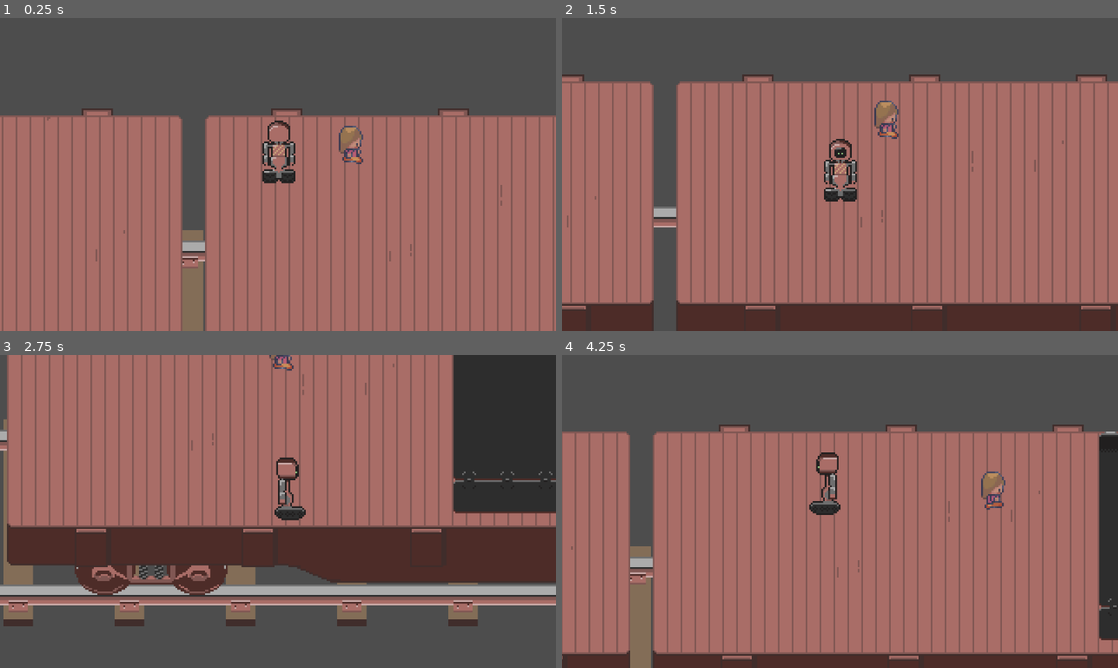
Above: before the commit, frames 1-4 (two rows, left to right).
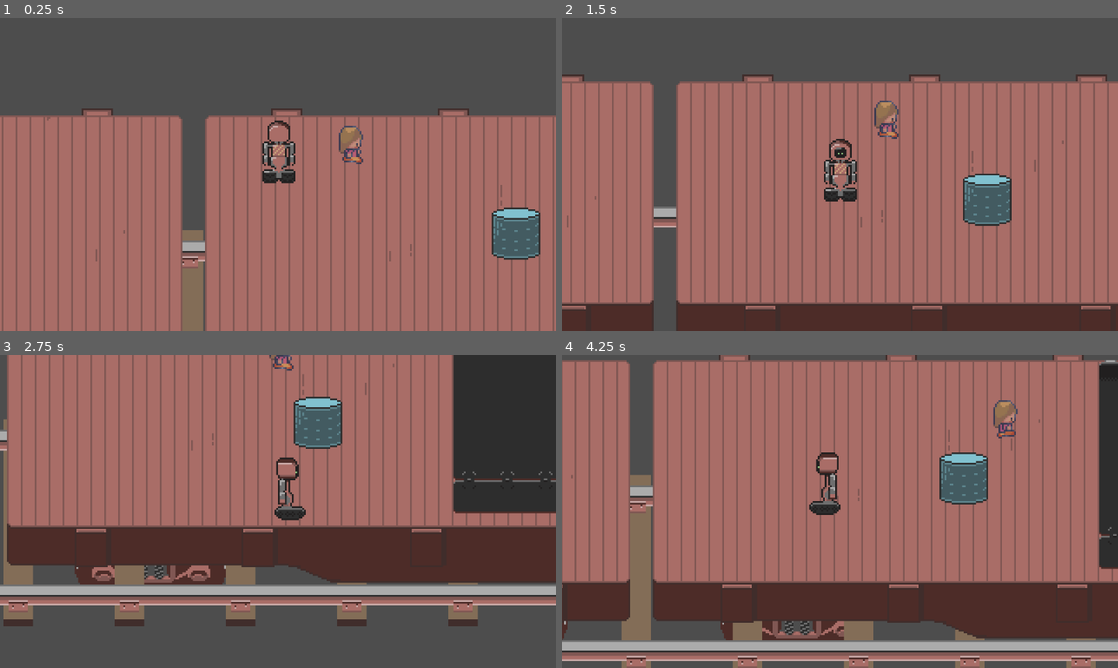
Above: after the commit, the same moments.

Repository: superlou/train-game-3
Game: Godot game, scene res://main.tscn
Two runs of this game, one before a commit and one after it. Both use one fixed random seed, a clock stepped at 60 frames per second and the inputs below. The engine's default icon, where the game draws it, is replaced by a stand-in: a white triangle on a blue panel in a dark square.
Inputs:
- Up to frame 1 (0.25 s): no input
- Up to frame 2 (1.5 s): hold D (move_right) 0.53-1.28 s; tap T (spawn_station) at 0.6 s; tap Space (jump) at 0.77 s; hold S (move_down) from 1.28 s (still down); tap Shift (sprint) at 1.35 s
- Up to frame 3 (2.75 s): tap Space (jump) at 1.52 s; release S (move_down) at 2.03 s; hold D (move_right) from 2.03 s (still down); tap T (spawn_station) at 2.1 s
- Up to frame 4 (4.25 s): release D (move_right) at 2.78 s; hold W (move_up) 2.78-3.53 s; tap Shift (sprint) at 2.85 s; tap Space (jump) at 3.02, 3.77 s; hold A (move_left) from 3.53 s (still down); tap T (spawn_station) at 3.6 s

The runs differ from the first frame. In frame 1, 1.4% of the frame differs, in the area x 88-98%, y 60-78%; in frame 2, 1.4%; in frame 3, 2.1%; in frame 4, 51%, in the area x 0-100%, y 0-100%.

Commit message:
Added ramp animation and started on item interaction

Diff:
--- /dev/null
+++ b/drum.tscn
@@ -0,0 +1,24 @@
+[gd_scene load_steps=4 format=3 uid="uid://bk47ml0jysec7"]
+
+[ext_resource type="Texture2D" uid="uid://ddfudfqswtdf4" path="res://assets/items.png" id="1_c7aou"]
+
+[sub_resource type="AtlasTexture" id="AtlasTexture_1v1ja"]
+atlas = ExtResource("1_c7aou")
+region = Rect2(0, 0, 32, 32)
+
+[sub_resource type="CapsuleShape2D" id="CapsuleShape2D_wofy1"]
+radius = 6.0
+height = 26.0
+
+[node name="Drum" type="RigidBody2D"]
+y_sort_enabled = true
+position = Vector2(0, -9)
+
+[node name="Sprite" type="Sprite2D" parent="."]
+y_sort_enabled = true
+texture = SubResource("AtlasTexture_1v1ja")
+
+[node name="CollisionShape2D" type="CollisionShape2D" parent="."]
+position = Vector2(0, 9)
+rotation = 1.5708
+shape = SubResource("CapsuleShape2D_wofy1")
--- a/flatbed.tscn
+++ b/flatbed.tscn
@@ -70,10 +70,12 @@
 [node name="Flatbed" type="Node2D"]
 
 [node name="Truck1" type="AnimatedSprite2D" parent="."]
+z_index = -1
 position = Vector2(83, 107)
 sprite_frames = SubResource("SpriteFrames_4l85m")
 
 [node name="Truck2" type="AnimatedSprite2D" parent="."]
+z_index = -1
 position = Vector2(592, 107)
 sprite_frames = SubResource("SpriteFrames_4l85m")
 
--- a/main.gd
+++ b/main.gd
@@ -31,7 +31,7 @@
 		if %Train.velocity < 1:
 			travel_state = TravelType.AT_STATION
 			%Train.velocity = 0
-			$Train/Ramp/AnimationPlayer.play("DeployRamp")
+			$Train/Flatbed/Ramp.deploy()
 
 	if station:
 		station.position.x -= %Train.velocity * delta
--- a/project.godot
+++ b/project.godot
@@ -58,6 +58,15 @@
 "events": [Object(InputEventKey,"resource_local_to_scene":false,"resource_name":"","device":-1,"window_id":0,"alt_pressed":false,"shift_pressed":false,"ctrl_pressed":false,"meta_pressed":false,"pressed":false,"keycode":0,"physical_keycode":84,"key_label":0,"unicode":116,"echo":false,"script":null)
 ]
 }
+interact={
+"deadzone": 0.5,
+"events": [Object(InputEventKey,"resource_local_to_scene":false,"resource_name":"","device":-1,"window_id":0,"alt_pressed":false,"shift_pressed":false,"ctrl_pressed":false,"meta_pressed":false,"pressed":false,"keycode":0,"physical_keycode":69,"key_label":0,"unicode":101,"echo":false,"script":null)
+]
+}
+
+[physics]
+
+2d/default_gravity_vector=Vector2(0, 0)
 
 [rendering]
 
--- /dev/null
+++ b/ramp.gd
@@ -0,0 +1,15 @@
+extends Node2D
+
+
+# Called when the node enters the scene tree for the first time.
+func _ready():
+	pass # Replace with function body.
+
+
+# Called every frame. 'delta' is the elapsed time since the previous frame.
+func _process(_delta):
+	pass
+
+
+func deploy():
+	$AnimationPlayer.play("DeployRamp")
--- a/ramp.tscn
+++ b/ramp.tscn
@@ -1,6 +1,7 @@
-[gd_scene load_steps=9 format=3 uid="uid://c4fdy1ms2aya8"]
+[gd_scene load_steps=12 format=3 uid="uid://c4fdy1ms2aya8"]
 
 [ext_resource type="Texture2D" uid="uid://d4ik054gim10f" path="res://assets/flatbed.png" id="1_aeemv"]
+[ext_resource type="Script" path="res://ramp.gd" id="1_ttaqf"]
 [ext_resource type="Texture2D" uid="uid://dspqj860x85r" path="res://assets/ramp.png" id="2_i84fj"]
 
 [sub_resource type="Animation" id="Animation_iiqiq"]
@@ -27,6 +28,30 @@
 "handle_modes": PackedInt32Array(0, 0),
 "points": PackedFloat32Array(61, -0.25, 0, 2.8, -1, -41, -1.4, 2, 0.25, 0),
 "times": PackedFloat32Array(0, 5)
+}
+tracks/2/type = "value"
+tracks/2/imported = false
+tracks/2/enabled = true
+tracks/2/path = NodePath("../Ramp:animation")
+tracks/2/interp = 1
+tracks/2/loop_wrap = true
+tracks/2/keys = {
+"times": PackedFloat32Array(0, 5),
+"transitions": PackedFloat32Array(1, 1),
+"update": 1,
+"values": [&"up", &"down"]
+}
+tracks/3/type = "value"
+tracks/3/imported = false
+tracks/3/enabled = true
+tracks/3/path = NodePath("../CPUParticles2D:emitting")
+tracks/3/interp = 1
+tracks/3/loop_wrap = true
+tracks/3/keys = {
+"times": PackedFloat32Array(5),
+"transitions": PackedFloat32Array(1),
+"update": 1,
+"values": [true]
 }
 
 [sub_resource type="AnimationLibrary" id="AnimationLibrary_kwkr7"]
@@ -86,6 +111,13 @@
 tile_size = Vector2i(32, 32)
 sources/0 = SubResource("TileSetAtlasSource_vauko")
 
+[sub_resource type="Gradient" id="Gradient_3dodd"]
+colors = PackedColorArray(1, 1, 1, 1, 1, 1, 1, 0)
+
+[sub_resource type="AtlasTexture" id="AtlasTexture_6phja"]
+atlas = ExtResource("2_i84fj")
+region = Rect2(64, 0, 64, 128)
+
 [sub_resource type="AtlasTexture" id="AtlasTexture_bofr7"]
 atlas = ExtResource("2_i84fj")
 region = Rect2(0, 0, 64, 128)
@@ -94,14 +126,23 @@
 animations = [{
 "frames": [{
 "duration": 1.0,
+"texture": SubResource("AtlasTexture_6phja")
+}],
+"loop": true,
+"name": &"down",
+"speed": 5.0
+}, {
+"frames": [{
+"duration": 1.0,
 "texture": SubResource("AtlasTexture_bofr7")
 }],
 "loop": true,
-"name": &"default",
+"name": &"up",
 "speed": 5.0
 }]
 
 [node name="Ramp" type="Node2D"]
+script = ExtResource("1_ttaqf")
 
 [node name="AnimationPlayer" type="AnimationPlayer" parent="."]
 root_node = NodePath("../BedRails")
@@ -115,6 +156,26 @@
 format = 2
 layer_0/tile_data = PackedInt32Array(0, 589824, 1, 65536, 589824, 2, 196608, 589824, 3, 131072, 589824, 2, 1, 655360, 1, 65537, 655360, 2, 131073, 655360, 2, 196609, 655360, 3)
 
+[node name="CPUParticles2D" type="CPUParticles2D" parent="."]
+position = Vector2(32, -80)
+emitting = false
+amount = 64
+one_shot = true
+explosiveness = 1.0
+randomness = 0.67
+emission_shape = 3
+emission_rect_extents = Vector2(30, 1)
+direction = Vector2(0, -1)
+spread = 136.19
+gravity = Vector2(0, 0)
+initial_velocity_min = 30.0
+initial_velocity_max = 50.0
+damping_min = 50.0
+damping_max = 50.0
+color = Color(0.894118, 0.647059, 0.368627, 1)
+color_ramp = SubResource("Gradient_3dodd")
+
 [node name="Ramp" type="AnimatedSprite2D" parent="."]
 position = Vector2(32, 61)
 sprite_frames = SubResource("SpriteFrames_ilfmr")
+animation = &"up"
--- a/train.tscn
+++ b/train.tscn
@@ -1,10 +1,11 @@
-[gd_scene load_steps=9 format=3 uid="uid://cbtj4xyb73lu5"]
+[gd_scene load_steps=10 format=3 uid="uid://cbtj4xyb73lu5"]
 
 [ext_resource type="Script" path="res://train.gd" id="1_hyvyr"]
 [ext_resource type="PackedScene" uid="uid://bjpairq1jm40" path="res://flatbed.tscn" id="1_jx6i6"]
 [ext_resource type="Texture2D" uid="uid://c3ecyosp057ah" path="res://assets/track.png" id="1_mjoa8"]
 [ext_resource type="PackedScene" uid="uid://bgog2gx5xn6bx" path="res://control_crate.tscn" id="2_jdqg1"]
 [ext_resource type="PackedScene" uid="uid://c4fdy1ms2aya8" path="res://ramp.tscn" id="5_lrgh5"]
+[ext_resource type="PackedScene" uid="uid://bk47ml0jysec7" path="res://drum.tscn" id="6_1k6ln"]
 
 [sub_resource type="TileSetAtlasSource" id="TileSetAtlasSource_e77y4"]
 texture = ExtResource("1_mjoa8")
@@ -26,6 +27,7 @@
 outlines = Array[PackedVector2Array]([PackedVector2Array(8, 13, 441, 13, 442, 124, 5, 126)])
 
 [node name="Train" type="Node2D"]
+y_sort_enabled = true
 script = ExtResource("1_hyvyr")
 
 [node name="Track" type="TileMap" parent="."]
@@ -34,17 +36,22 @@
 layer_0/tile_data = PackedInt32Array(327679, 0, 1, 393215, 0, 2, 327680, 65536, 2, 262145, 0, 1, 327681, 0, 2, 327682,  …(2217 unchanged characters)…
 
 [node name="Flatbed" parent="." instance=ExtResource("1_jx6i6")]
+y_sort_enabled = true
 position = Vector2(0, 5)
+
+[node name="Ramp" parent="Flatbed" instance=ExtResource("5_lrgh5")]
+position = Vector2(256, 0)
 
 [node name="ControlCrate" parent="Flatbed" instance=ExtResource("2_jdqg1")]
 z_index = 1
 position = Vector2(446, -22)
 
+[node name="Drum" parent="Flatbed" instance=ExtResource("6_1k6ln")]
+z_index = 1
+position = Vector2(179, 68)
+
 [node name="Flatbed2" parent="." instance=ExtResource("1_jx6i6")]
 position = Vector2(-685, 5)
-
-[node name="Ramp" parent="." instance=ExtResource("5_lrgh5")]
-position = Vector2(256, 5)
 
 [node name="NavigationRegion2D" type="NavigationRegion2D" parent="."]
 visible = false
Binary file added: assets/items.png
Not shown, added: assets/items.png.import
Binary file changed: assets/ramp.png
Not shown, added: README.md
Not shown, added: assets/items.pxo
Not shown, changed: assets/ramp.pxo
